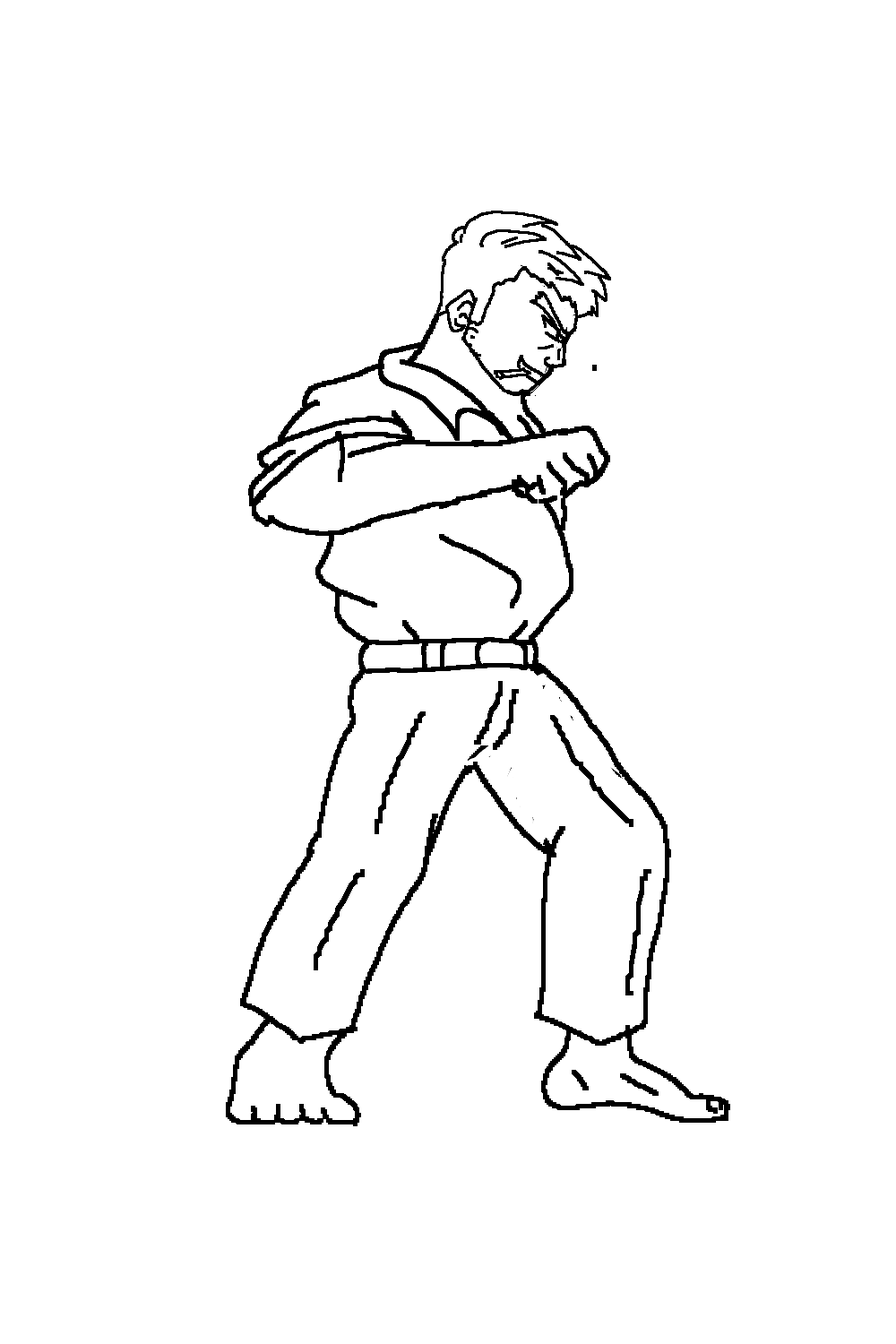
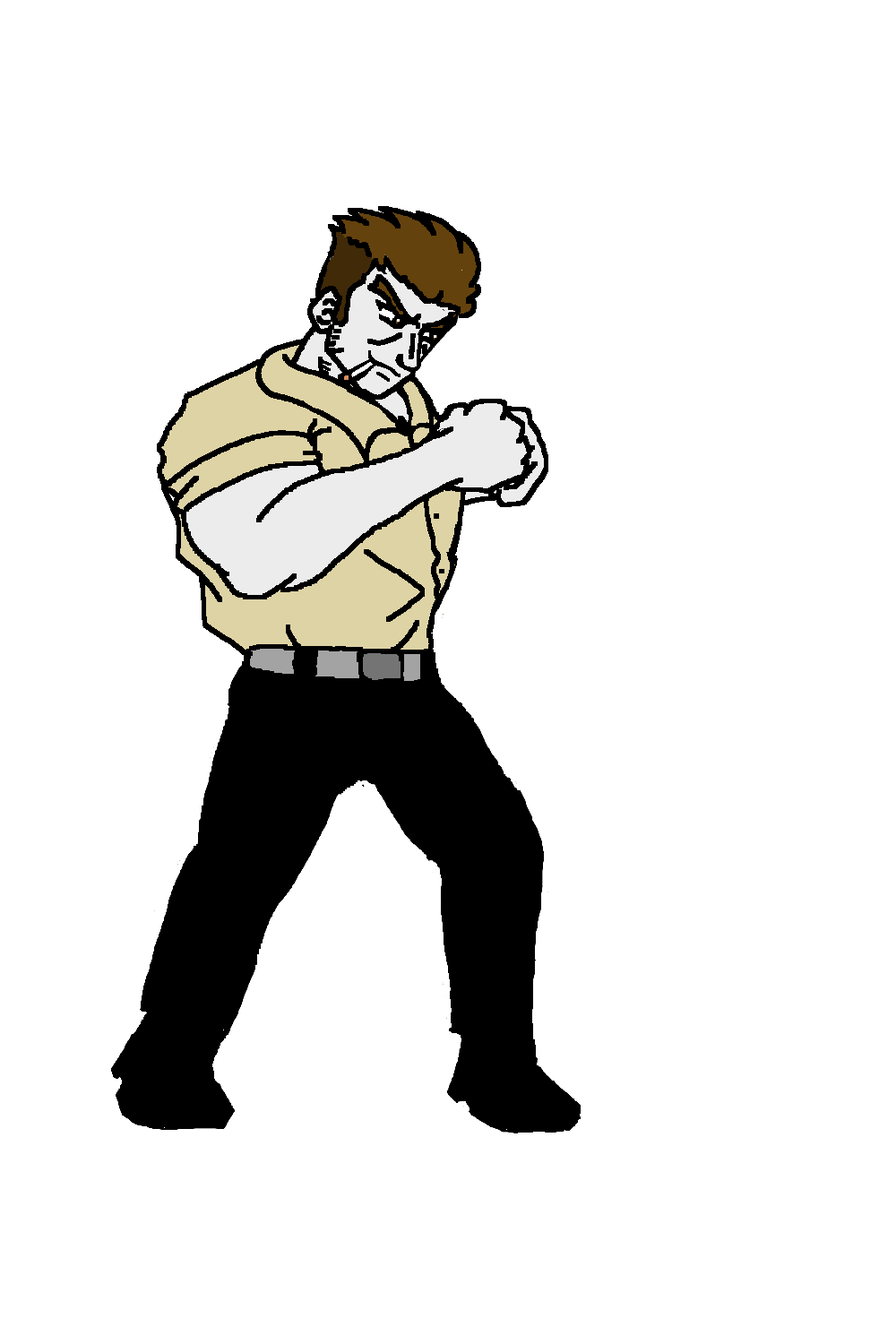
Before/after of a 896 × 1344 layered artwork. What changed in the layer stack:
showed group "Punch4" (2 layers) over [110, 206, 600, 1134]
showed "Color4", painted on it over [110, 206, 600, 1134]
hid group "Punch2" (4 layers) over [110, 206, 730, 1134]
hid "Black #1", painted on it over [110, 206, 730, 1126]
